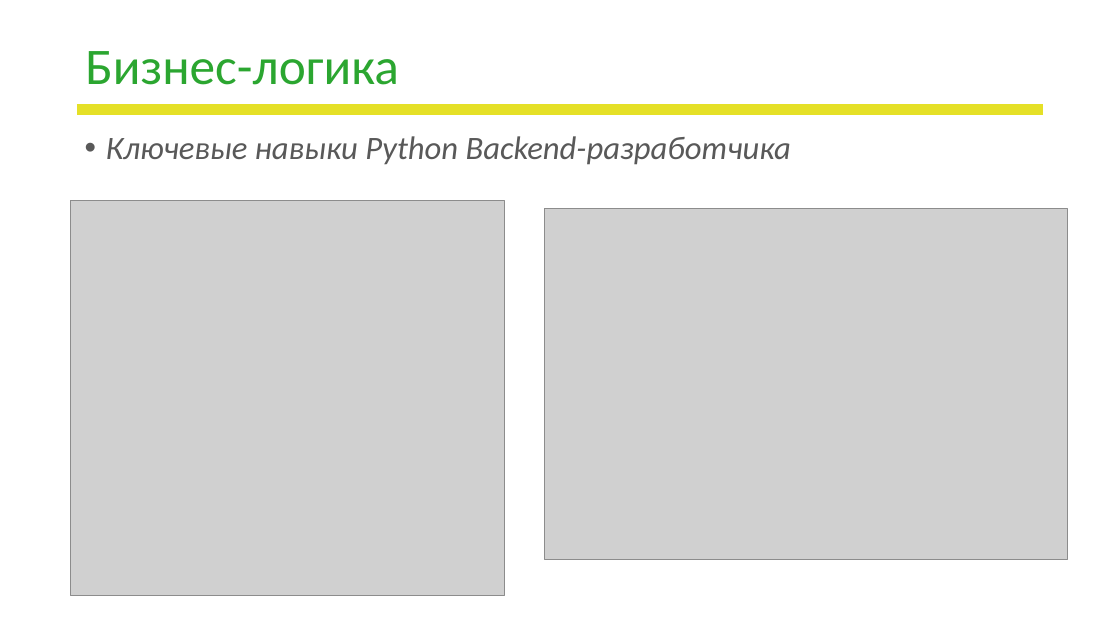
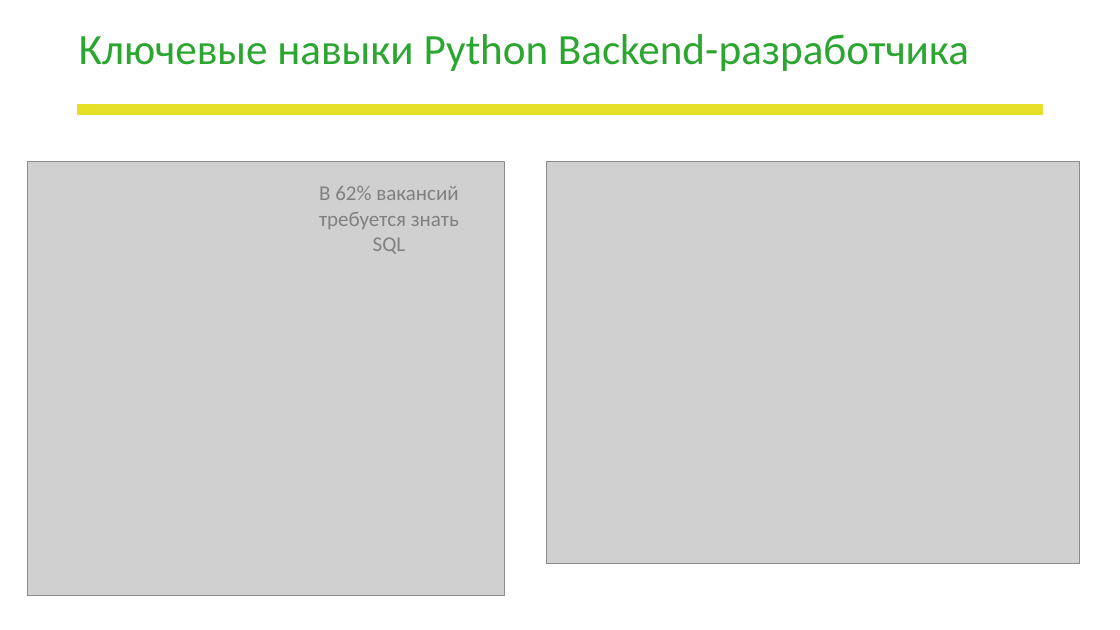
Before and after one commit to LapinGleb/DA_project, a slide deck: slide 9 of Школа_DA_Презентация_проекта.pptx (slide 8 before the commit). Drawn at 1120x630 pixels with LibreOffice and Linux fonts; fonts in the diff are those of the drawing; grey boxes stand for pictures; background and template pictures are left out. Boxes give left, top, right and bottom in pixels: in the first picture for what was removed or moved away, otherwise in the second. Text is boxed around its words. In the diff, an @@ line names an element or a change of style, - is before the commit and + after.

```diff
--- a/Школа_DA_Презентация_проекта.pptx
+++ b/Школа_DA_Презентация_проекта.pptx
@@ title "Ключевые навыки Python Backend-разработчика": place and size @@
-title "Ключевые навыки Python Backend-разработчика" at (106,136,791,165)
+title "Ключевые навыки Python Backend-разработчика" at (79,34,969,71)
@@ title "Ключевые навыки Python Backend-разработчика" at (79,34,969,71): size 28 to 37 pt, text colour #595959 to #2BA630, italic off; bullet • to none; less space between paragraphs; vertical alignment top to middle @@
@@ title removed at (85,51,399,85) @@
-Бизнес-логика
@@ picture: place and size @@
-picture at (71,201,505,596)
+picture at (28,162,505,597)
@@ picture: place and size @@
-picture at (545,208,1068,559)
+picture at (546,162,1079,564)
@@ text added at (319,186,459,254), 18 pt, text #808080 @@
+В 62% вакансий требуется знать SQL
```
Also in this commit, not shown: 8 other slides changed, 3 slides added, 1 slide removed, 4 other files.
